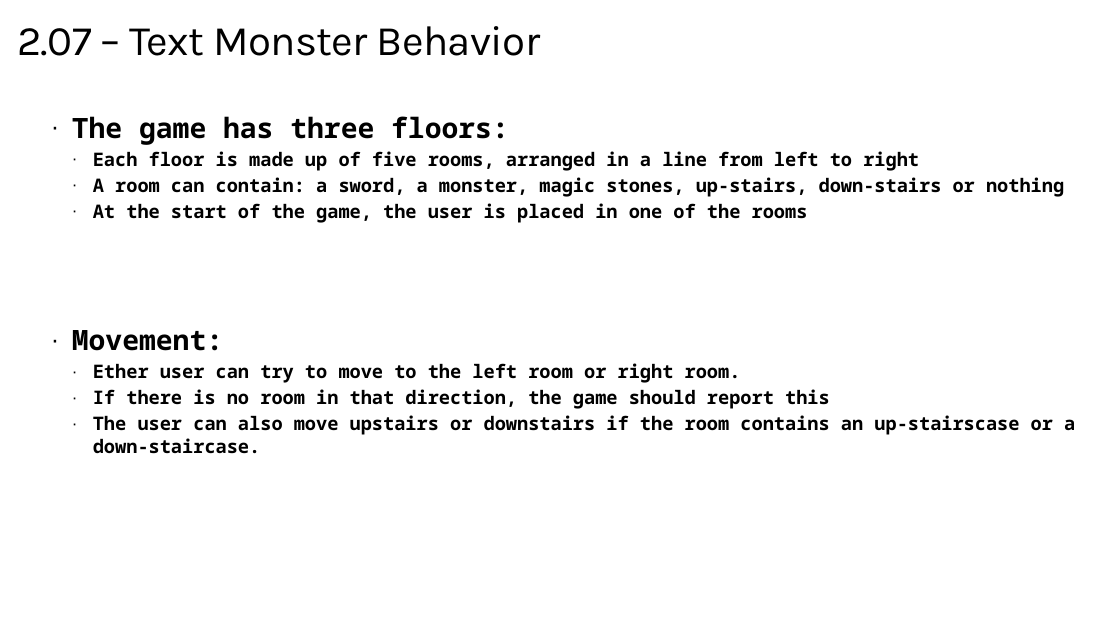
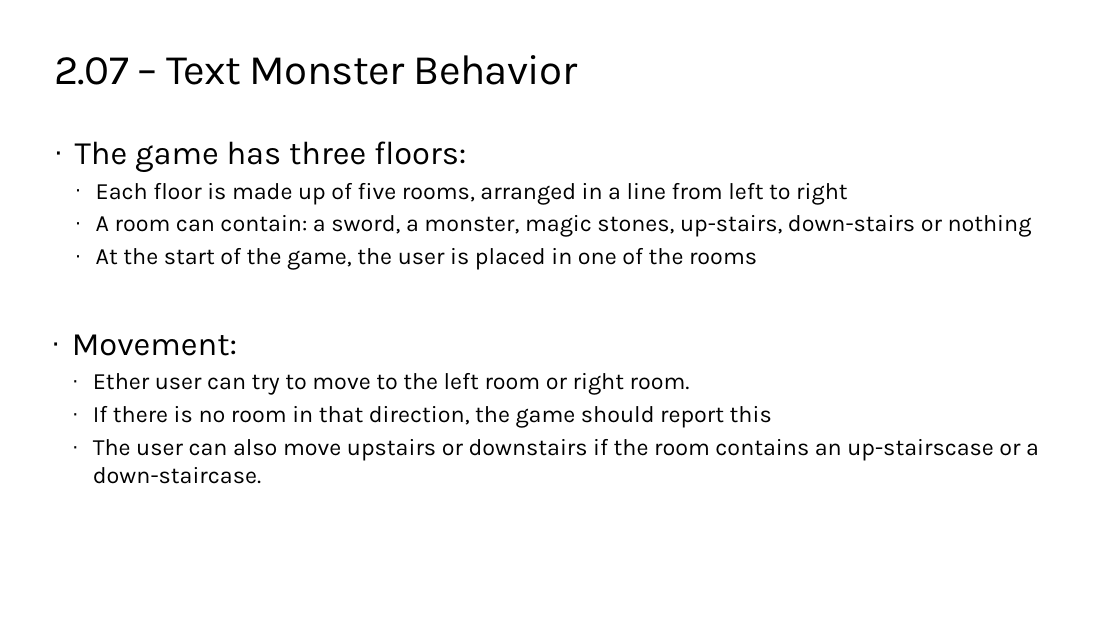
Before and after one commit to TEALSK12/2nd-semester-introduction-to-computer-science, a slide deck: slide 4 of docs/units/2_unit/slidedecks/Intro Python 2.07 TEALS.pptx. Drawn at 1120x630 pixels with LibreOffice and Linux fonts; fonts in the diff are those of the drawing; background and template pictures are left out. Boxes give left, top, right and bottom in pixels: in the first picture for what was removed or moved away, otherwise in the second. Text is boxed around its words. In the diff, an @@ line names an element or a change of style, - is before the commit and + after.

```diff
--- a/docs/units/2_unit/slidedecks/Intro Python 2.07 TEALS.pptx
+++ b/docs/units/2_unit/slidedecks/Intro Python 2.07 TEALS.pptx
@@ title "2.07 – Text Monster Behavior": place and size @@
-title "2.07 – Text Monster Behavior" at (17,26,541,56)
+title "2.07 – Text Monster Behavior" at (54,55,578,85)
@@ text "The game has three floors:": place and size @@
-text "The game has three floors:" at (72,116,1064,223)
+text "The game has three floors:" at (75,141,1032,269)
@@ text "The game has three floors:" at (75,141,1032,269): size 24 to 28 pt in "The game has three floors:"; font Noto Sans Mono to Karla, bold off; size 16 to 20 pt in "Each floor is made up of five ...", "A room can contain: a sword, a ...", "At the start of the game, the ..." @@
@@ text "Movement:" at (72,334,1039,484): size 24 to 28 pt in "Movement:"; font Noto Sans Mono to Karla, bold off, size 16 to 20 pt @@
```
Also in this commit, not shown: 6 other slides changed, 17 other files.
